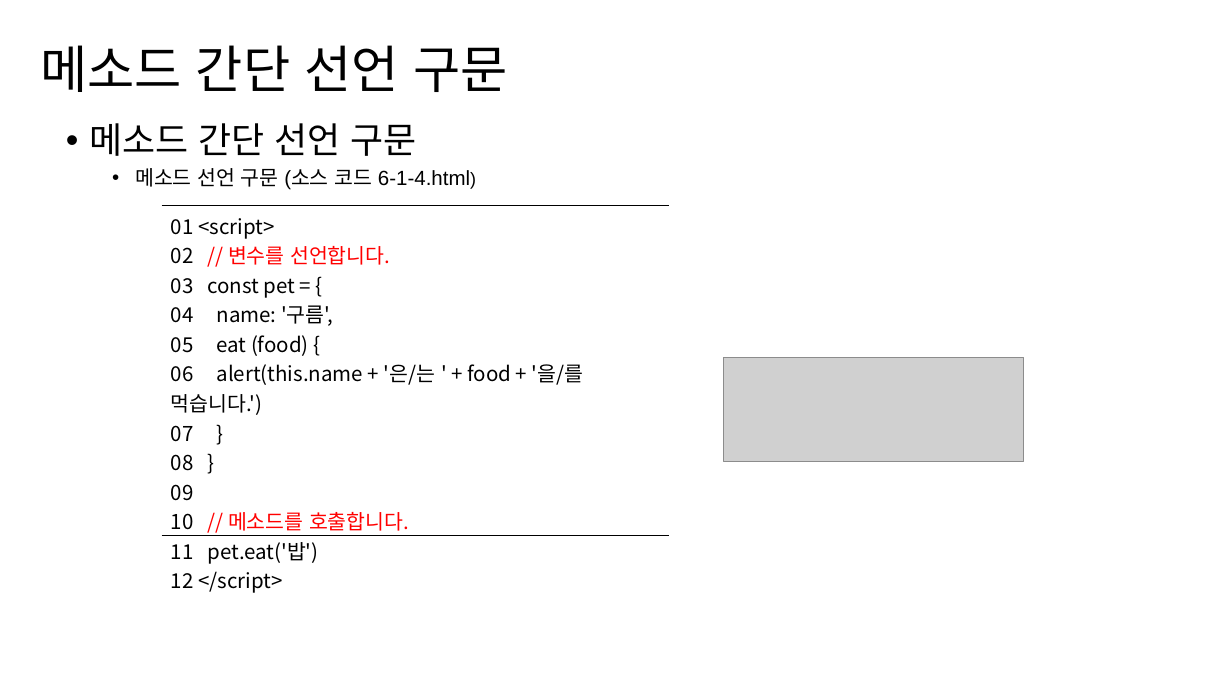
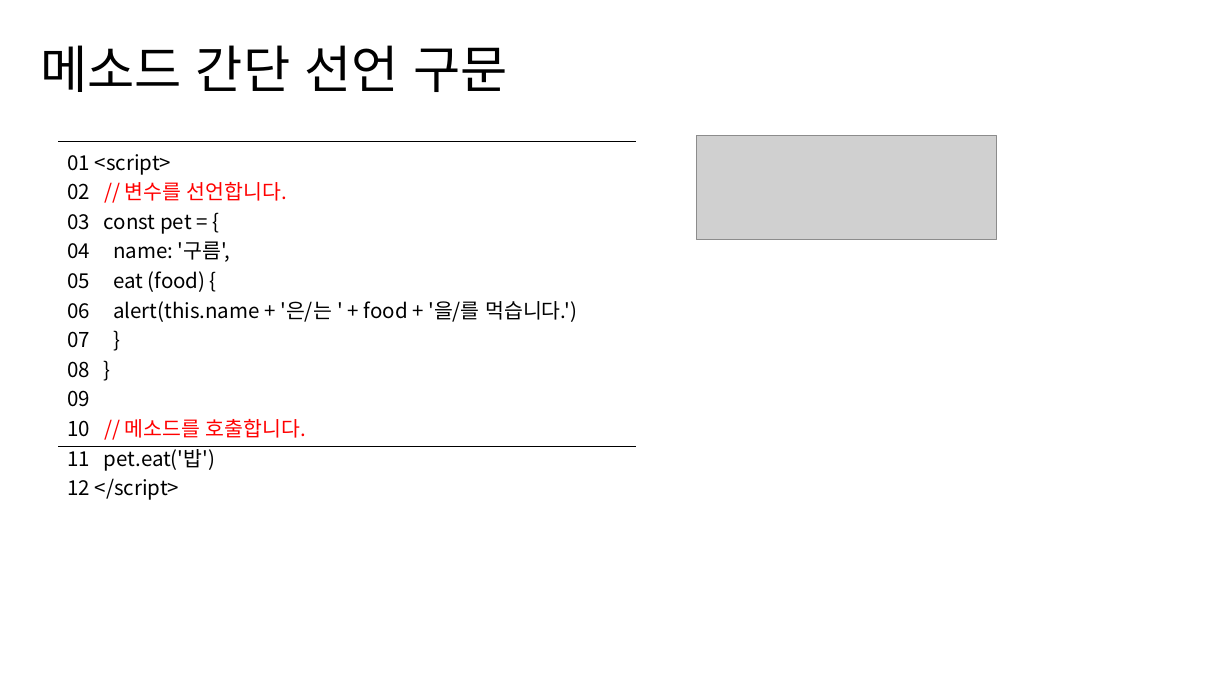
Before and after one commit to hizerdfo/poly_data_javascript_2023, a slide deck: slide 10 of 305-객체/305-1.함수객체.pptx. Drawn at 1232x693 pixels with LibreOffice and Linux fonts; fonts in the diff are those of the drawing; grey boxes stand for pictures. Boxes give left, top, right and bottom in pixels: in the first picture for what was removed or moved away, otherwise in the second. Text is boxed around its words. In the diff, an @@ line names an element or a change of style, - is before the commit and + after.

```diff
--- a/305-객체/305-1.함수객체.pptx
+++ b/305-객체/305-1.함수객체.pptx
@@ table: place and size @@
-table at (162, 206, 669, 597)
+table at (58, 142, 637, 504)
@@ text removed at (89, 123, 470, 190) @@
-• 메소드 간단 선언 구문
-  • 메소드 선언 구문 (소스 코드 6-1-4.html)
@@ picture: place and size @@
-picture at (724, 357, 1024, 461)
+picture at (697, 135, 997, 239)
```
Also in this commit, not shown: 11 other slides changed, 44 other files.
